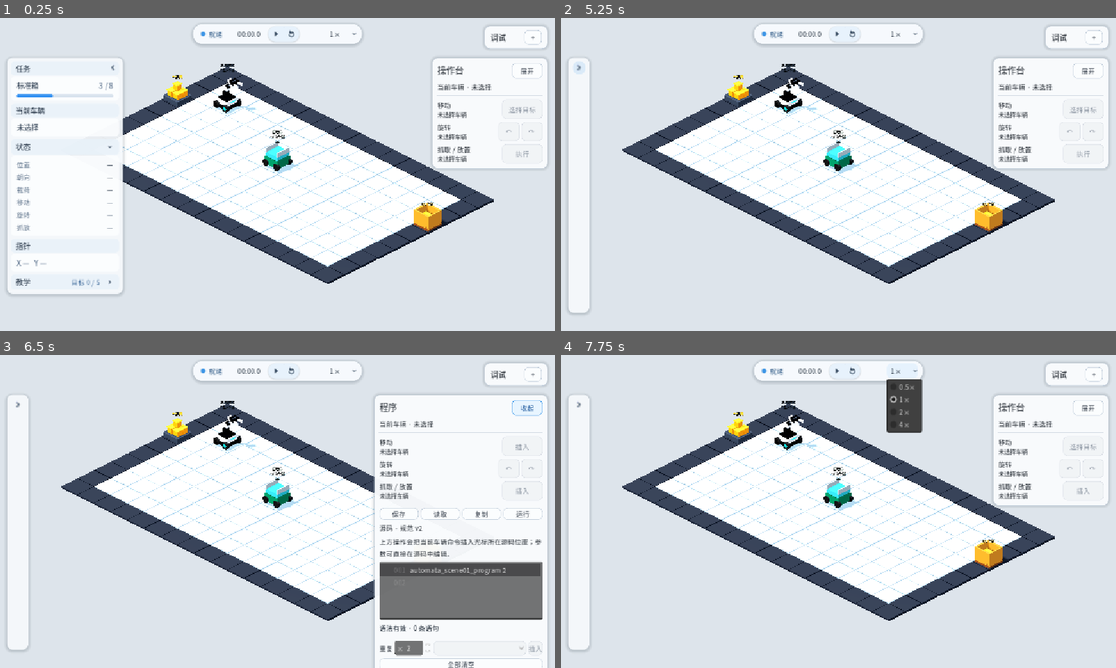
Above: before the commit, frames 1-4 (two rows, left to right).
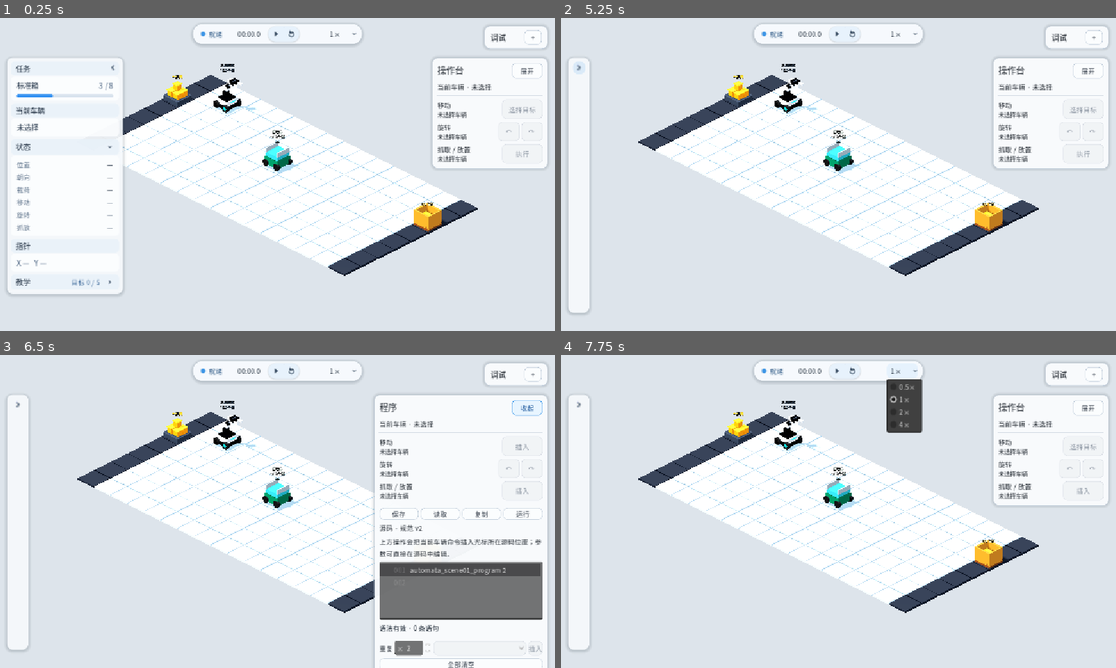
Above: after the commit, the same moments.

Repository: Ri0n72Y/automata
Game: Godot game, scene res://scenes/scene_01/scene_01_basic_packing.tscn
Same seed, same stepped clock (60 frames per second), same inputs: the game is played once before the commit and once after it.
Inputs (mouse positions are in pixels of both pictures, inside the frame that each line leads up to):
- Up to frame 1 (0.25 s): no input
- Up to frame 2 (5.25 s): click (672, 146) at 0.5 s; click (672, 199) at 1.27 s; click "下一步" at 2 s; click "上一步" at 2.75 s; click "跳过教学" at 3.5 s; click "打开教学" at 4.25 s; click (672, 68) at 5 s
- Up to frame 3 (6.5 s): click "展开" at 5.75 s
- Up to frame 4 (7.75 s): click "收起" at 6.5 s; click "1×" at 7.25 s

The runs differ from the first frame. In frame 1, 4.7% of the frame differs, in the area x 22-89%, y 15-85%; in frame 2, 5.2%, in the area x 11-89%, y 15-85%; in frame 3, 4.2%; in frame 4, 5.2%.

Commit message:
feat(scene-01): apply art vertical slice

Diff:
--- a/scenes/scene_01/components/grid_row_boundary_16_static.tscn
+++ b/scenes/scene_01/components/grid_row_boundary_16_static.tscn
@@ -11,64 +11,64 @@
 
 [node name="Tile_0" parent="." instance=ExtResource("1_tile")]
 position = Vector3(0.5, -0.04, 0)
-material_override = SubResource("BoundaryMaterial")
+material_override = ExtResource("2_boundary")
 
 [node name="Tile_1" parent="." instance=ExtResource("1_tile")]
 position = Vector3(1.5, -0.04, 0)
-material_override = SubResource("BoundaryMaterial")
+material_override = ExtResource("2_boundary")
 
 [node name="Tile_2" parent="." instance=ExtResource("1_tile")]
 position = Vector3(2.5, -0.04, 0)
-material_override = SubResource("BoundaryMaterial")
+material_override = ExtResource("2_boundary")
 
 [node name="Tile_3" parent="." instance=ExtResource("1_tile")]
 position = Vector3(3.5, -0.04, 0)
-material_override = SubResource("BoundaryMaterial")
+material_override = ExtResource("2_boundary")
 
 [node name="Tile_4" parent="." instance=ExtResource("1_tile")]
 position = Vector3(4.5, -0.04, 0)
-material_override = SubResource("BoundaryMaterial")
+material_override = ExtResource("2_boundary")
 
 [node name="Tile_5" parent="." instance=ExtResource("1_tile")]
 position = Vector3(5.5, -0.04, 0)
-material_override = SubResource("BoundaryMaterial")
+material_override = ExtResource("2_boundary")
 
 [node name="Tile_6" parent="." instance=ExtResource("1_tile")]
 position = Vector3(6.5, -0.04, 0)
-material_override = SubResource("BoundaryMaterial")
+material_override = ExtResource("2_boundary")
 
 [node name="Tile_7" parent="." instance=ExtResource("1_tile")]
 position = Vector3(7.5, -0.04, 0)
-material_override = SubResource("BoundaryMaterial")
+material_override = ExtResource("2_boundary")
 
 [node name="Tile_8" parent="." instance=ExtResource("1_tile")]
 position = Vector3(8.5, -0.04, 0)
-material_override = SubResource("BoundaryMaterial")
+material_override = ExtResource("2_boundary")
 
 [node name="Tile_9" parent="." instance=ExtResource("1_tile")]
 position = Vector3(9.5, -0.04, 0)
-material_override = SubResource("BoundaryMaterial")
+material_override = ExtResource("2_boundary")
 
 [node name="Tile_10" parent="." instance=ExtResource("1_tile")]
 position = Vector3(10.5, -0.04, 0)
-material_override = SubResource("BoundaryMaterial")
+material_override = ExtResource("2_boundary")
 
 [node name="Tile_11" parent="." instance=ExtResource("1_tile")]
 position = Vector3(11.5, -0.04, 0)
-material_override = SubResource("BoundaryMaterial")
+material_override = ExtResource("2_boundary")
 
 [node name="Tile_12" parent="." instance=ExtResource("1_tile")]
 position = Vector3(12.5, -0.04, 0)
-material_override = SubResource("BoundaryMaterial")
+material_override = ExtResource("2_boundary")
 
 [node name="Tile_13" parent="." instance=ExtResource("1_tile")]
 position = Vector3(13.5, -0.04, 0)
-material_override = SubResource("BoundaryMaterial")
+material_override = ExtResource("2_boundary")
 
 [node name="Tile_14" parent="." instance=ExtResource("1_tile")]
 position = Vector3(14.5, -0.04, 0)
-material_override = SubResource("BoundaryMaterial")
+material_override = ExtResource("2_boundary")
 
 [node name="Tile_15" parent="." instance=ExtResource("1_tile")]
 position = Vector3(15.5, -0.04, 0)
-material_override = SubResource("BoundaryMaterial")
+material_override = ExtResource("2_boundary")
